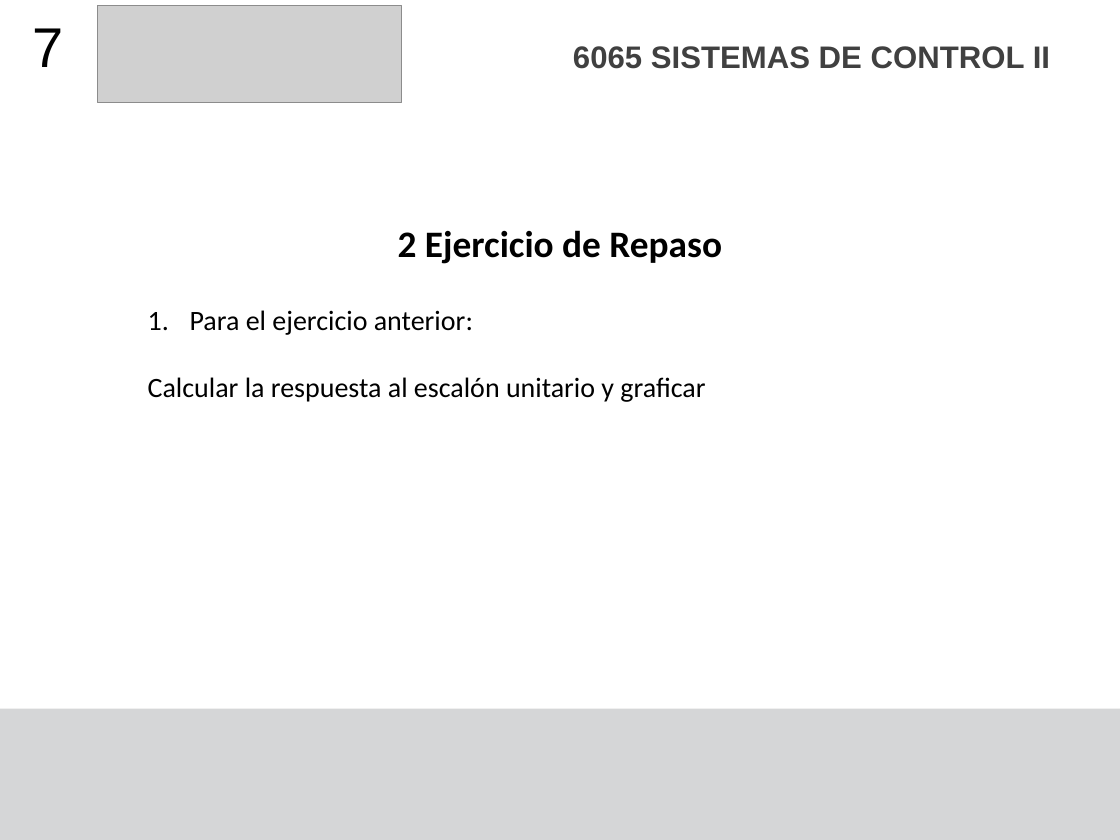
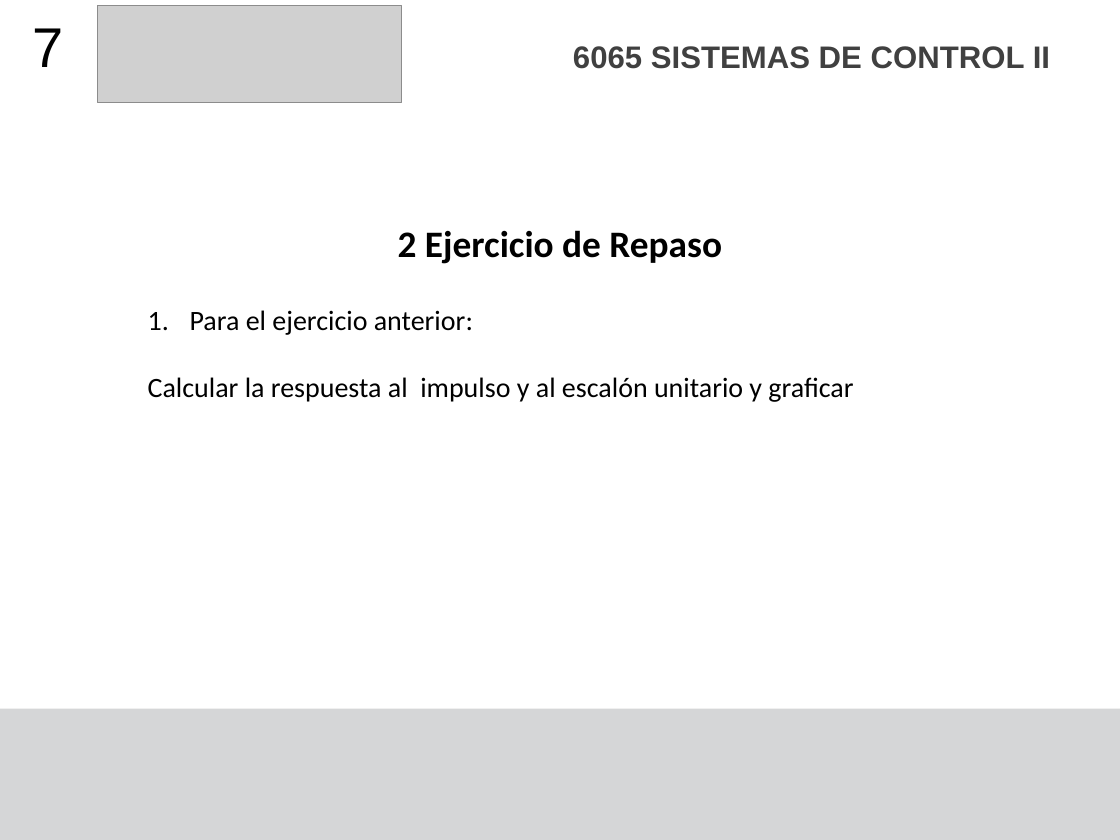
Before and after one commit to F4bian1012/Sistemas-de-Control-II---Ingenier-a-Mecatr-nica, a slide deck: slide 7 of Sesión_4/Sistemas de primer orden Discretos.pptx. Drawn at 1120x840 pixels with LibreOffice and Linux fonts; fonts in the diff are those of the drawing; grey boxes stand for pictures. Boxes give left, top, right and bottom in pixels: in the first picture for what was removed or moved away, otherwise in the second. Text is boxed around its words. In the diff, an @@ line names an element or a change of style, - is before the commit and + after.

```diff
--- a/Sesión_4/Sistemas de primer orden Discretos.pptx
+++ b/Sesión_4/Sistemas de primer orden Discretos.pptx
@@ text at (x1=148, y1=377, x2=853, y2=402): text changed @@
-Calcular la respuesta al escalón unitario y graficar
+Calcular la respuesta al impulso y al escalón unitario y graficar
```
Also in this commit, not shown: 2 other slides changed, 7 other files.
